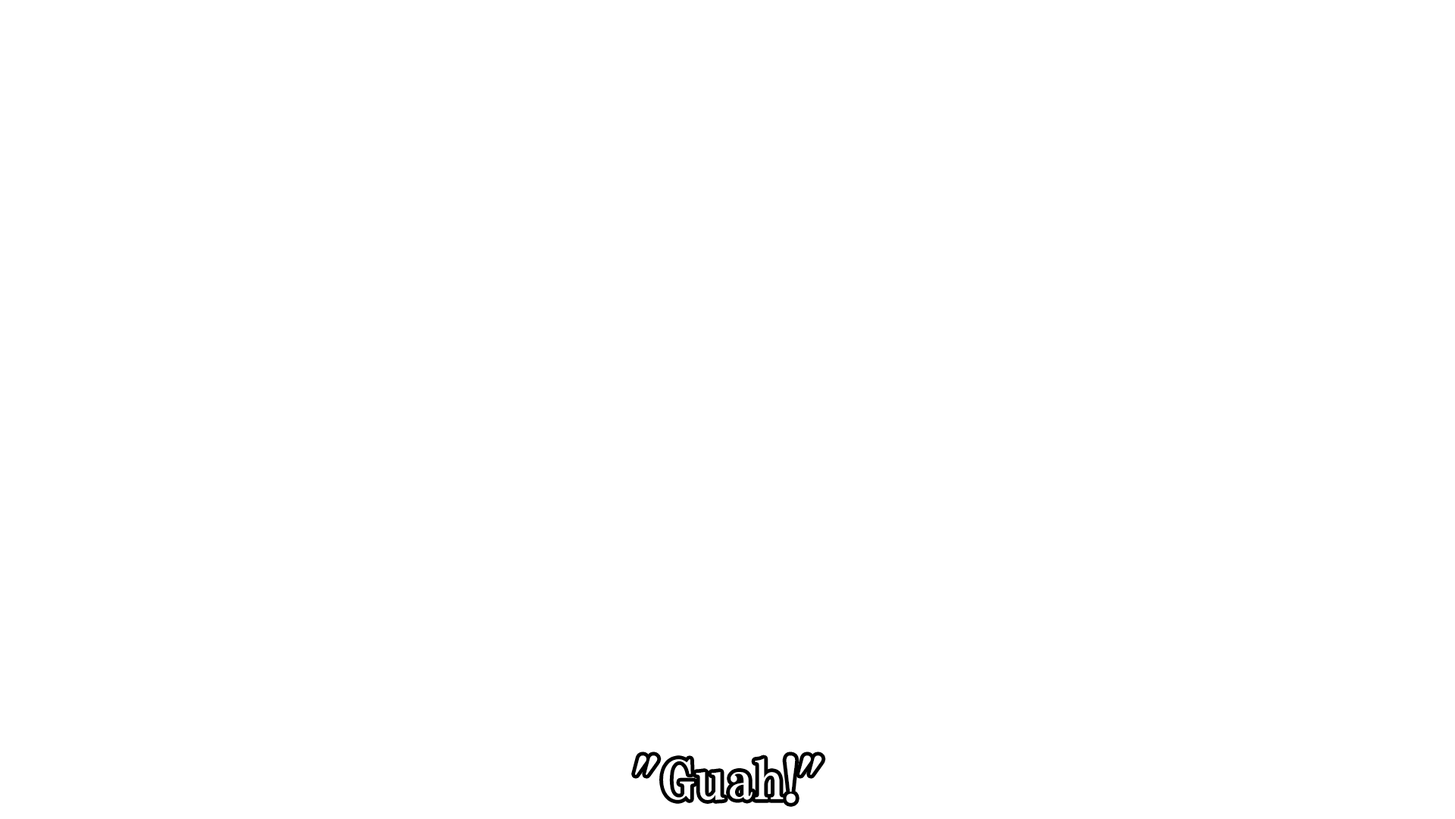
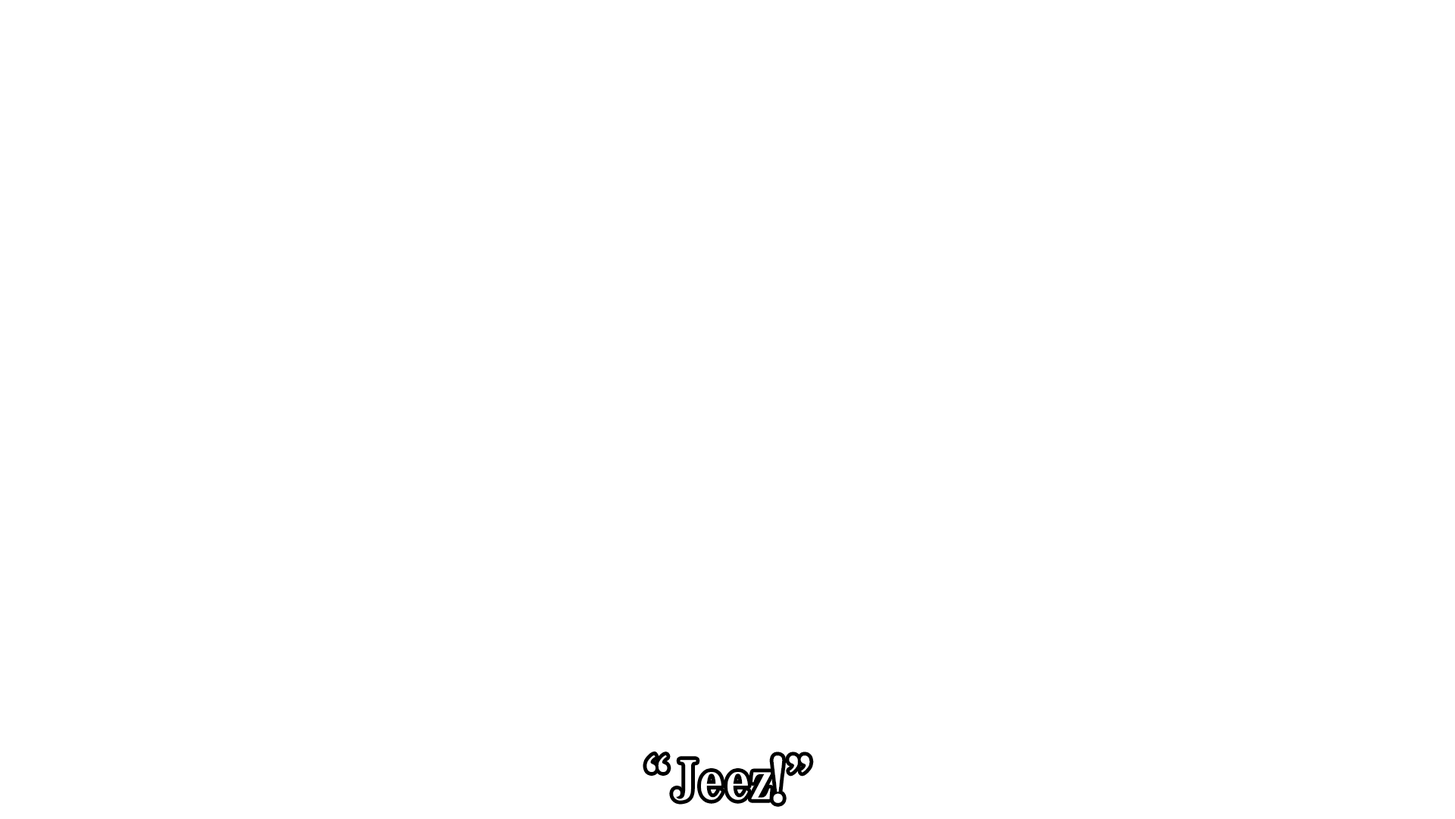
Before/after of a w=1455, h=819 layered artwork. What changed in the layer stack:
renamed "'Jeez!'" to "“Jeez!”", showed it, painted on it over [646,754,811,803]
renamed "'Guah!'" to "“Guah!”", hid it, painted on it over [634,754,823,803]
